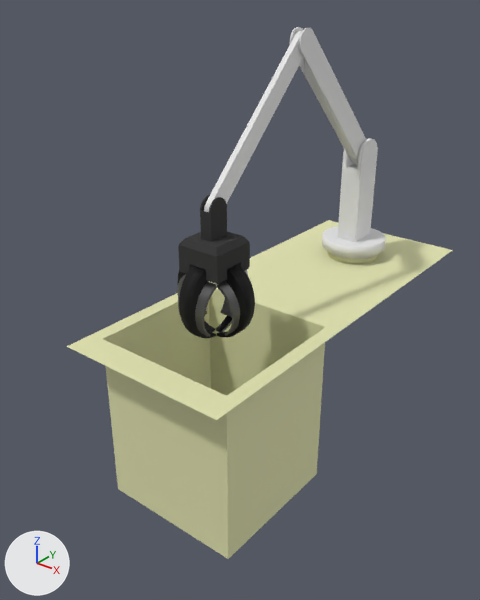
The Blender file public/assets/excavator.blend, before and after one commit.
The view is the same before and after, from a camera (50 mm lens) standing at (0.607, -1.124, 0.506) and looking at (-0.037, -0.318, 0.006). The axes (+X, +Y, +Z) are drawn at lower left. The lights are the same throughout.

The older version as bpy lines, for what is in view:
```python
ob_arm_jaws = bpy.data.objects.new('arm-jaws', me_arm_jaws)
ob_arm_jaws.location = (0.0, 0.0, 0.0)
ob_arm_rotating_platform = bpy.data.objects.new('arm-rotating-platform', me_arm_rotating_platform)
ob_arm_rotating_platform.location = (0.0, 0.0, 0.0)
ob_base = bpy.data.objects.new('base', me_base)
ob_base.location = (0.0, 0.0, 0.0)
ob_jaws = bpy.data.objects.new('jaws', me_jaws)
ob_jaws.location = (0.0, 0.0, 0.0)
ob_rotating_platform = bpy.data.objects.new('rotating-platform', me_rotating_platform)
ob_rotating_platform.location = (0.0, 0.0, 0.0)
# also in view: 'jaw-1' at (0.038, -0.426, 0.062); 'jaw-2' at (0.0, -0.464, 0.062)
```
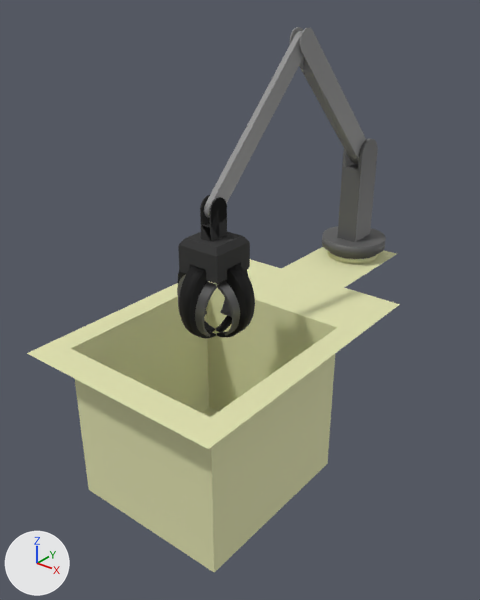
The change in detail:
Material 'arm-rotating-platform' (mat_arm_rotating_platform) changes colour from white #e7e7e7 to grey #8c8c8c; in linear values from (0.8, 0.8, 0.8) to (0.262, 0.262, 0.262).
Material 'rotating-platform' (mat_rotating_platform) changes colour from white #e7e7e7 to dark grey #5c5c5c; in linear values from (0.8, 0.8, 0.8) to (0.107, 0.107, 0.107).
Material 'arm-jaws' (mat_arm_jaws) changes colour from white #e7e7e7 to grey #8c8c8c; in linear values from (0.8, 0.8, 0.8) to (0.262, 0.262, 0.262).
me_base is used by ob_base; location (0.0, 0.0, 0.0).
me_base had 18 vertices, 6 faces and spanned x -0.15..0.15, y -0.6..0.15, z -0.3..0.0.
me_base now has 16 vertices, 7 faces and spans x -0.18..0.18, y -0.65..0.06, z -0.275..0.0.
me_base part 1: 18 vertices removed from x -0.15..0.15, y -0.6..0.15, z -0.3..0.0; 16 vertices added at x -0.18..0.18, y -0.65..0.06, z -0.275..0.0.

What differs and where, as boxes (x1, y1, x2, y2) in the pictures (480 x 600 px):
'base', reshaped
    before: (67, 220, 453, 559)
    after: (27, 247, 400, 572)
'rotating-platform', recoloured
    both: (322, 138, 386, 259)
'arm-jaws', recoloured (white to grey)
    both: (204, 31, 303, 218)
'arm-rotating-platform', recoloured
    both: (290, 27, 366, 164)
